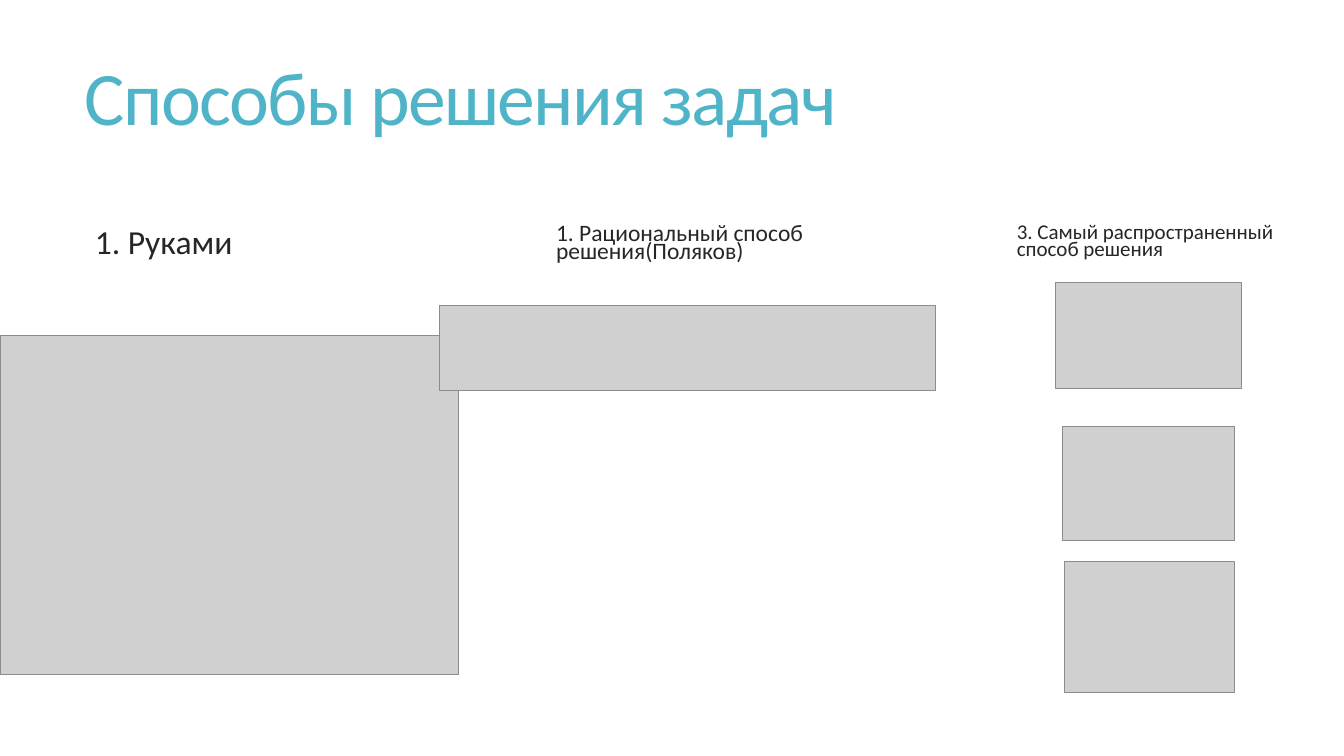
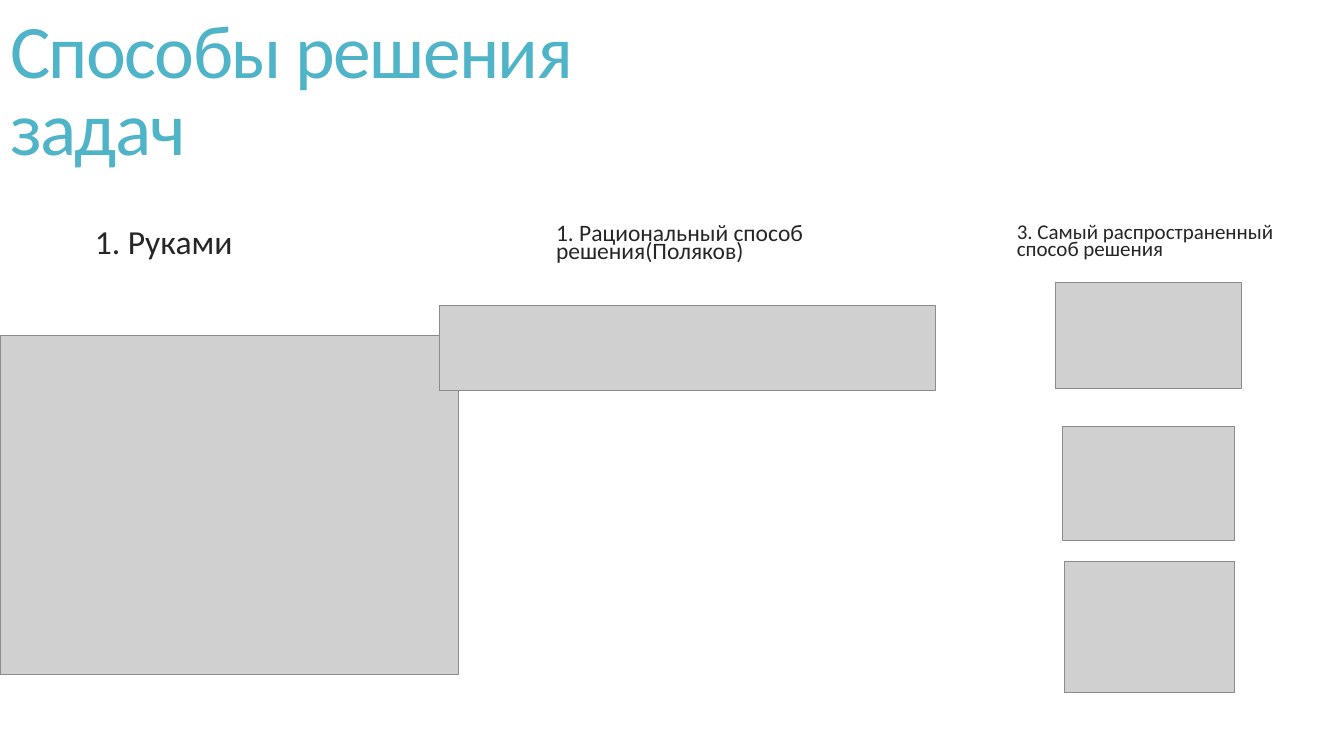
Before and after one commit to VladPetrov3/School_Project_EGE, a slide deck: slide 7 of Теория игр.pptx (slide 6 before the commit). Drawn at 1344x756 pixels with LibreOffice and Linux fonts; fonts in the diff are those of the drawing; grey boxes stand for pictures. Boxes give left, top, right and bottom in pixels: in the first picture for what was removed or moved away, otherwise in the second. Text is boxed around its words. In the diff, an @@ line names an element or a change of style, - is before the commit and + after.

```diff
--- a/Теория игр.pptx
+++ b/Теория игр.pptx
@@ title "Способы решения задач" rewrapped from box(85, 73, 836, 138) to box(10, 26, 573, 168) @@
```
Also in this commit, not shown: 3 other slides changed, 6 slides added, 2 slides removed, 4 other files.
